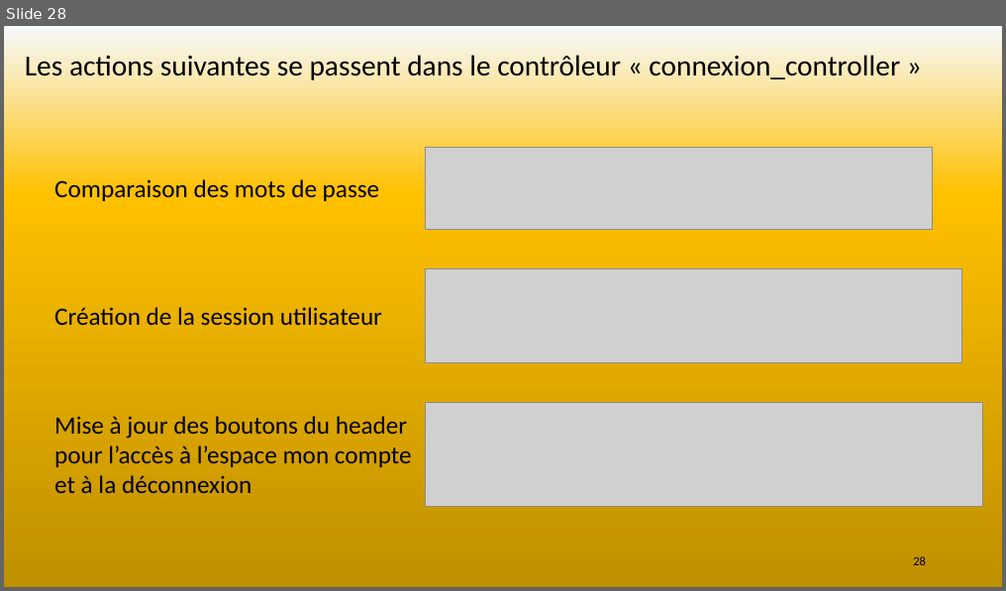
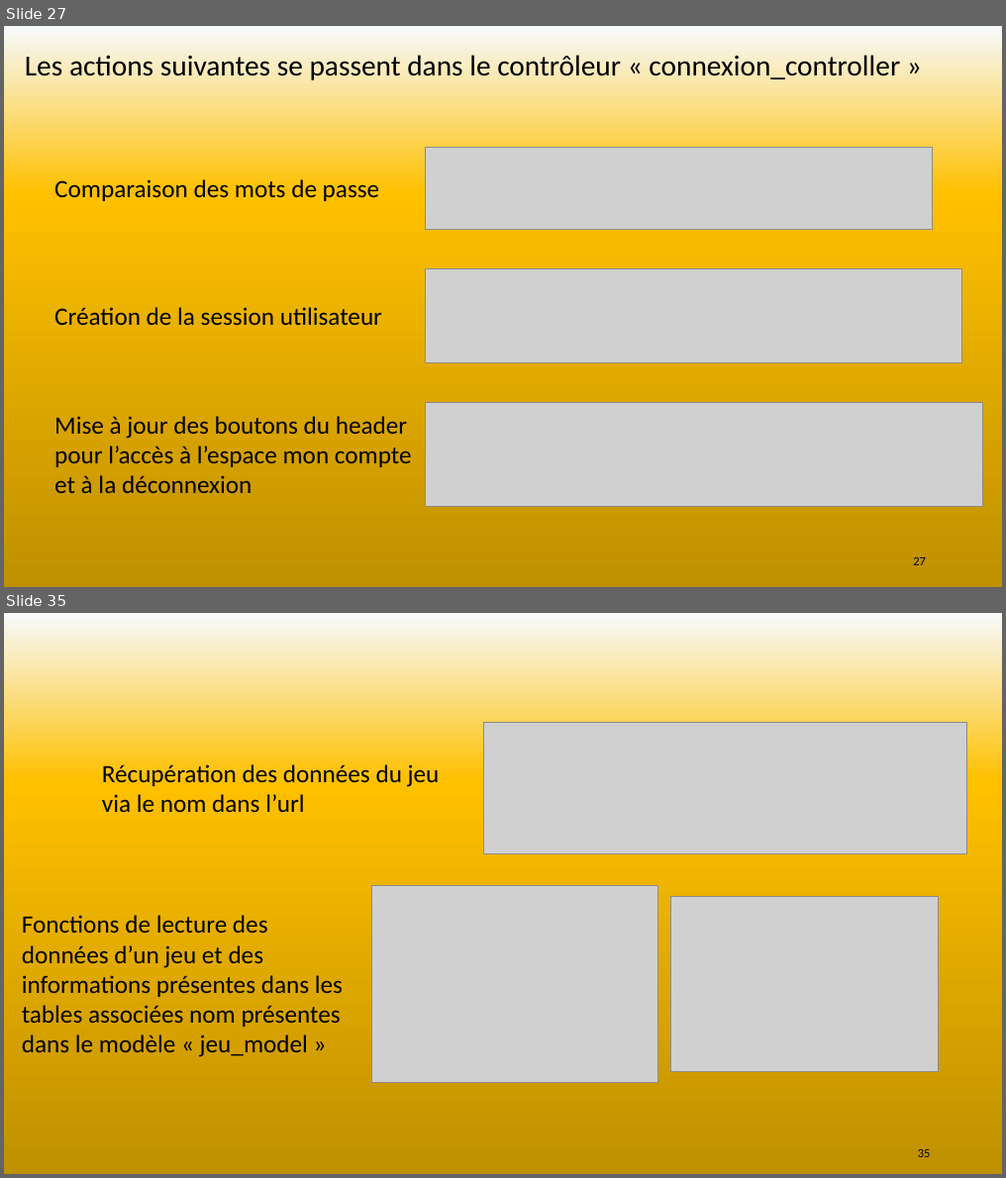
Before and after one commit to SebLeyr/Rotten_potatoes, a slide deck: Conception/Rotten potatoes.pptx. Shown one above the other, each under a label of ours: slide 28 before the commit, slides 27 and 35 after it; the slides between them are not shown. The pictures are 1006x591 and 1006x1178 pixels, drawn with LibreOffice and Linux fonts; fonts in the diff are those of the drawing; grey boxes stand for pictures. Boxes give left, top, right and bottom in pixels: in the first picture for what was removed or moved away, otherwise in the second. Text is boxed around its words. In the diff, an @@ line names an element or a change of style, - is before the commit and + after.

```diff
--- a/Conception/Rotten potatoes.pptx
+++ b/Conception/Rotten potatoes.pptx
@@ slide 35 added at (4,613,1002,1174), background gradient #F7FAFD to #FFC000 to #BF9000 to #FFFFFF @@
@@ picture added at (484,722,966,854) @@
@@ text added at (102,764,440,813), 24 pt, text #000000 @@
+Récupération des données du jeu via le nom dans l’url
@@ picture added at (372,885,658,1083) @@
@@ picture added at (671,897,938,1071) @@
@@ text added at (22,915,343,1058), 24 pt, text #000000 @@
+Fonctions de lecture des données d’un jeu et des informations présentes dans les tables associées nom présentes dans le modèle « jeu_model »
@@ page number added at (918,1150,931,1157), 12 pt, text #000000 @@
+35
@@ what was slide 28 is now slide 27 @@
@@ page number at (913,558,926,566): text changed @@
-28
+27
```
Also in this commit, not shown: 5 slides changed, 8 other slides added, 4 slides removed, 1 other file.
